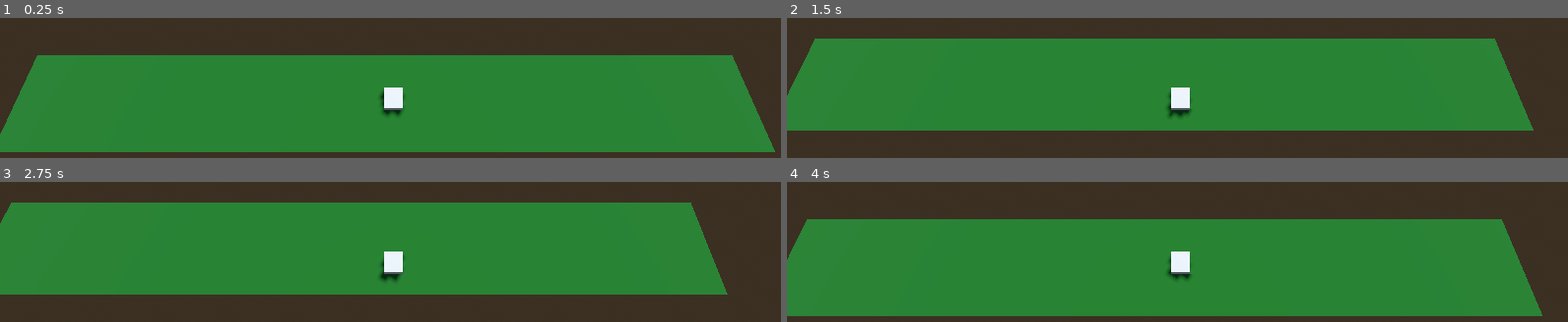
Above: before the commit, frames 1-4 (two rows, left to right).
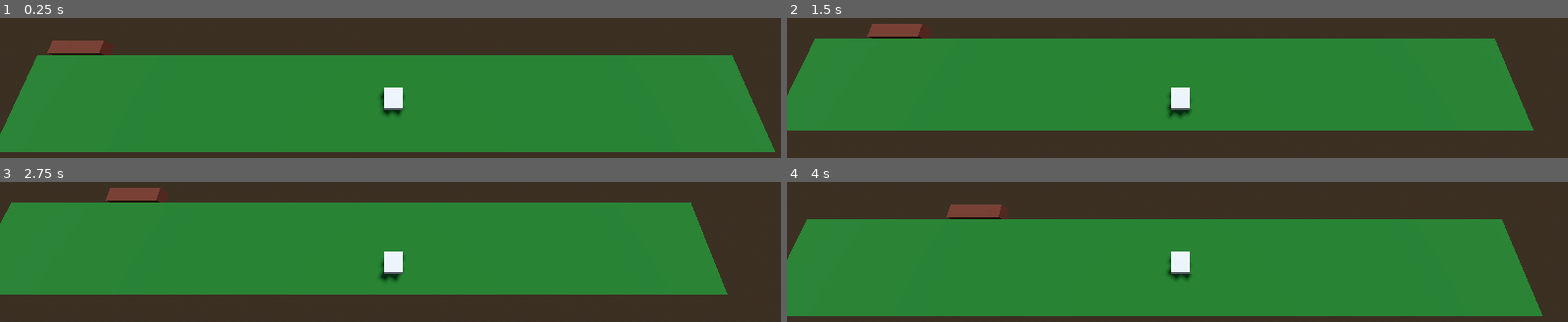
Above: after the commit, the same moments.

Repository: NicCantCode/frogger-redux
Game: Godot game, scene res://movement_testing.tscn
Same seed, same stepped clock (60 frames per second), same inputs: the game is played once before the commit and once after it.
Inputs:
- Up to frame 1 (0.25 s): no input
- Up to frame 2 (1.5 s): hold D (right) 0.53-1.28 s; hold S (down) from 1.28 s (still down)
- Up to frame 3 (2.75 s): release S (down) at 2.03 s; hold D (right) from 2.03 s (still down)
- Up to frame 4 (4 s): release D (right) at 2.78 s; hold W (up) 2.78-3.53 s; hold A (left) from 3.53 s (still down)

The runs differ from the first frame. In frame 1, 0.7% of the frame differs, in the area x 6-14%, y 16-27%; in frame 2, 0.7%; in frame 3, 0.7%; in frame 4, 0.7%, in the area x 20-29%, y 16-27%.

Commit message:
Added Vehicle Support
- Frogger can now jump on and off vehicles
- When on vehicles, integer validation doesn't happen
- When on vehicles, frogger's movement matches vehicle movement

Diff:
--- a/camera.gd
+++ b/camera.gd
@@ -1,10 +1,11 @@
 extends Camera3D
 
 @onready var player: Player = $"../Player"
+@export var player_offset: Vector3
 
 func _ready() -> void:
-	global_position = Vector3(player.global_position.x + 0.5, global_position.y, player.global_position.z + 3)
+	global_position = player.global_position + player_offset
 
 
 func _process(delta: float) -> void:
-	global_position = Vector3(player.global_position.x + 0.5, global_position.y, player.global_position.z + 3)
+	global_position = player.global_position + player_offset
--- /dev/null
+++ b/globals.gd
@@ -0,0 +1,6 @@
+extends Node
+
+enum FroggerState { LAND, VEHICLE }
+
+var player_state: FroggerState = FroggerState.LAND
+var current_vehicle: Vehicle = null
--- a/movement_testing.tscn
+++ b/movement_testing.tscn
@@ -1,7 +1,8 @@
-[gd_scene load_steps=13 format=3 uid="uid://c4gqgdooajpa2"]
+[gd_scene load_steps=18 format=3 uid="uid://c4gqgdooajpa2"]
 
 [ext_resource type="Script" path="res://player.gd" id="1_evtwx"]
 [ext_resource type="Script" path="res://camera.gd" id="1_hyaln"]
+[ext_resource type="Script" path="res://vehicle.gd" id="3_xk0xg"]
 
 [sub_resource type="ProceduralSkyMaterial" id="ProceduralSkyMaterial_n0srq"]
 sky_horizon_color = Color(0.64625, 0.65575, 0.67075, 1)
@@ -52,6 +53,19 @@
 
 [sub_resource type="BoxMesh" id="BoxMesh_chpk0"]
 
+[sub_resource type="BoxShape3D" id="BoxShape3D_n2btr"]
+size = Vector3(3, 0.5, 0.75)
+
+[sub_resource type="BoxShape3D" id="BoxShape3D_xnl6s"]
+size = Vector3(3, 1, 0.75)
+
+[sub_resource type="StandardMaterial3D" id="StandardMaterial3D_odn4d"]
+albedo_color = Color(0.235242, 0.0879531, 0, 1)
+
+[sub_resource type="BoxMesh" id="BoxMesh_sugch"]
+material = SubResource("StandardMaterial3D_odn4d")
+size = Vector3(3, 1, 0.75)
+
 [node name="MovementTesting" type="Node3D"]
 
 [node name="WorldEnvironment" type="WorldEnvironment" parent="."]
@@ -66,6 +80,7 @@
 fov = 60.0
 size = 20.0
 script = ExtResource("1_hyaln")
+player_offset = Vector3(0.5, 22, 3)
 
 [node name="GridMap" type="GridMap" parent="."]
 mesh_library = SubResource("MeshLibrary_uqx82")
@@ -85,3 +100,32 @@
 [node name="Mesh" type="MeshInstance3D" parent="Player/Collision"]
 mesh = SubResource("BoxMesh_chpk0")
 skeleton = NodePath("../..")
+
+[node name="Vehicle" type="Node3D" parent="."]
+transform = Transform3D(1, 0, 0, 0, 1, 0, 0, 0, 1, 0, -1, -5)
+script = ExtResource("3_xk0xg")
+
+[node name="Detection Area" type="Area3D" parent="Vehicle"]
+transform = Transform3D(1, 0, 0, 0, 1, 0, 0, 0, 1, 1.5, 1.25, -0.5)
+
+[node name="Collision" type="CollisionShape3D" parent="Vehicle/Detection Area"]
+shape = SubResource("BoxShape3D_n2btr")
+
+[node name="Static Body" type="StaticBody3D" parent="Vehicle"]
+transform = Transform3D(1, 0, 0, 0, 1, 0, 0, 0, 1, 1.5, 0.5, -0.5)
+
+[node name="Collision" type="CollisionShape3D" parent="Vehicle/Static Body"]
+shape = SubResource("BoxShape3D_xnl6s")
+
+[node name="Mesh" type="MeshInstance3D" parent="Vehicle/Static Body"]
+mesh = SubResource("BoxMesh_sugch")
+
+[node name="Starting Point" type="Marker3D" parent="Vehicle"]
+
+[node name="Ending Point" type="Marker3D" parent="Vehicle"]
+transform = Transform3D(1, 0, 0, 0, 1, 0, 0, 0, 1, 37, 0, 0)
+
+[connection signal="body_entered" from="Vehicle/Detection Area" to="Player" method="_on_vehicle_entered"]
+[connection signal="body_entered" from="Vehicle/Detection Area" to="Vehicle" method="_on_vehicle_entered"]
+[connection signal="body_exited" from="Vehicle/Detection Area" to="Player" method="_on_vehicle_exited"]
+[connection signal="body_exited" from="Vehicle/Detection Area" to="Vehicle" method="_on_vehicle_exited"]
--- a/player.gd
+++ b/player.gd
@@ -13,13 +13,19 @@
 	pass
 
 func _process(delta: float) -> void:
-	print("Current Position: " + str(global_position))
-	handle_movement()
+	#print("Current Position: " + str(global_position))
 
-	if is_moving == false:
+	match Globals.player_state:
+		Globals.FroggerState.LAND:
+			handle_land_movement()
+		Globals.FroggerState.VEHICLE:
+			handle_vehicle_movement(delta)
+
+	if is_moving == false and Globals.player_state == Globals.FroggerState.LAND:
 		validate_frogger_position()
 
-func handle_movement() -> void:
+# Handles player movement input on land and smooths movement between integer world coords.
+func handle_land_movement() -> void:
 	var direction: Vector3 = Vector3.ZERO
 
 	if Input.is_action_just_pressed("up"):
@@ -35,6 +41,8 @@
 		is_moving = true
 		direction.x += GRID_SIZE
 
+	# Smooths player movement between integer world coordinates.
+	# Prevents movement validation until tween is finished.
 	if direction != Vector3.ZERO:
 		var target_position = global_position + direction
 		var tween = get_tree().create_tween()
@@ -42,9 +50,45 @@
 		await tween.finished
 		is_moving = false
 
+# Handles player movement input on vehicles and smooths movement.
+func handle_vehicle_movement(delta: float) -> void:
+	var direction: Vector3 = Vector3.ZERO
+
+	global_position.x += (Globals.current_vehicle.speed * Globals.current_vehicle.direction * delta)
+
+	if Input.is_action_just_pressed("up"):
+		direction.z -= GRID_SIZE
+	elif Input.is_action_just_pressed("down"):
+		direction.z += GRID_SIZE
+	elif Input.is_action_just_pressed("left"):
+		direction.x -= GRID_SIZE
+	elif Input.is_action_just_pressed("right"):
+		direction.x += GRID_SIZE
+
+	# Smooths player movement between integer world coordinates.
+	# Prevents movement validation until tween is finished.
+	if direction != Vector3.ZERO:
+		var target_position = global_position + direction
+		var tween = get_tree().create_tween()
+		tween.tween_property(self, "global_position", target_position, 1 / MOVE_SPEED)
+
+# Checks if (x, z) coordinates of player are integers, if so, return, if not move
+# player to nearest integer position.
 func validate_frogger_position() -> void:
-	# Checks if x,z coordinates of player are integers, if so, return, if not move player to nearest integer position
 	if is_equal_approx(global_position.x, roundf(global_position.x)) and is_equal_approx(global_position.z, roundf(global_position.z)):
 		return
 	else:
-		global_position = Vector3(snapped(global_position.x, GRID_SIZE), 0, snapped(global_position.z, GRID_SIZE))
+		#global_position = Vector3(snapped(global_position.x, GRID_SIZE), 0, snapped(global_position.z, GRID_SIZE))
+		var target_position = Vector3(snapped(global_position.x, GRID_SIZE), 0, snapped(global_position.z, GRID_SIZE))
+		var tween = get_tree().create_tween()
+		tween.tween_property(self, "global_position", target_position, 1 / MOVE_SPEED)
+
+
+func _on_vehicle_entered(body: Node3D) -> void:
+	if body is Player:
+		Globals.player_state = Globals.FroggerState.VEHICLE
+
+
+func _on_vehicle_exited(body: Node3D) -> void:
+	if body is Player:
+		Globals.player_state = Globals.FroggerState.LAND
--- a/project.godot
+++ b/project.godot
@@ -14,6 +14,10 @@
 run/main_scene="res://movement_testing.tscn"
 config/features=PackedStringArray("4.3", "Forward Plus")
 config/icon="res://icon.svg"
+
+[autoload]
+
+Globals="*res://globals.gd"
 
 [input]
 
--- /dev/null
+++ b/vehicle.gd
@@ -0,0 +1,52 @@
+extends Node3D
+class_name Vehicle
+
+@export var speed: float = 2
+@export var is_bouncing: bool = true
+
+@onready var starting_point_marker: Marker3D = $"Starting Point"
+@onready var ending_point_marker: Marker3D = $"Ending Point"
+
+@onready var detection_area: Area3D = $"Detection Area"
+
+var starting_point: Vector3
+var ending_point: Vector3
+
+# 1 = Right | -1 = Left
+var direction: int = 1
+
+func _ready() -> void:
+	# Set starting and ending points to the position of Marker3D children
+	starting_point = starting_point_marker.global_position
+	ending_point = ending_point_marker.global_position
+
+	# Set starting position to starting point position
+	global_position = starting_point
+
+
+func _process(delta: float) -> void:
+	# Move vehicle in defined direction
+	var new_position = global_position + Vector3(speed * direction * delta, 0, 0)
+
+	# Check if vehicle has reached destination, if is_bouncing is true, switch directions
+	# if is_bouncing is false, stop log movement.
+	if direction == 1 and new_position.x >= ending_point.x:
+		if is_bouncing == false:
+			direction = 0
+		else:
+			direction = -1
+	elif direction == -1 and new_position.x <= starting_point.x:
+		direction = 1
+
+	# Update vehicle position based on above data
+	global_position = new_position
+
+
+# Signals that handle global reference to current vehicle Frogger is riding
+func _on_vehicle_entered(body: Node3D) -> void:
+	if body is Player:
+		Globals.current_vehicle = self
+
+func _on_vehicle_exited(body: Node3D) -> void:
+	if body is Player:
+		Globals.current_vehicle = null
